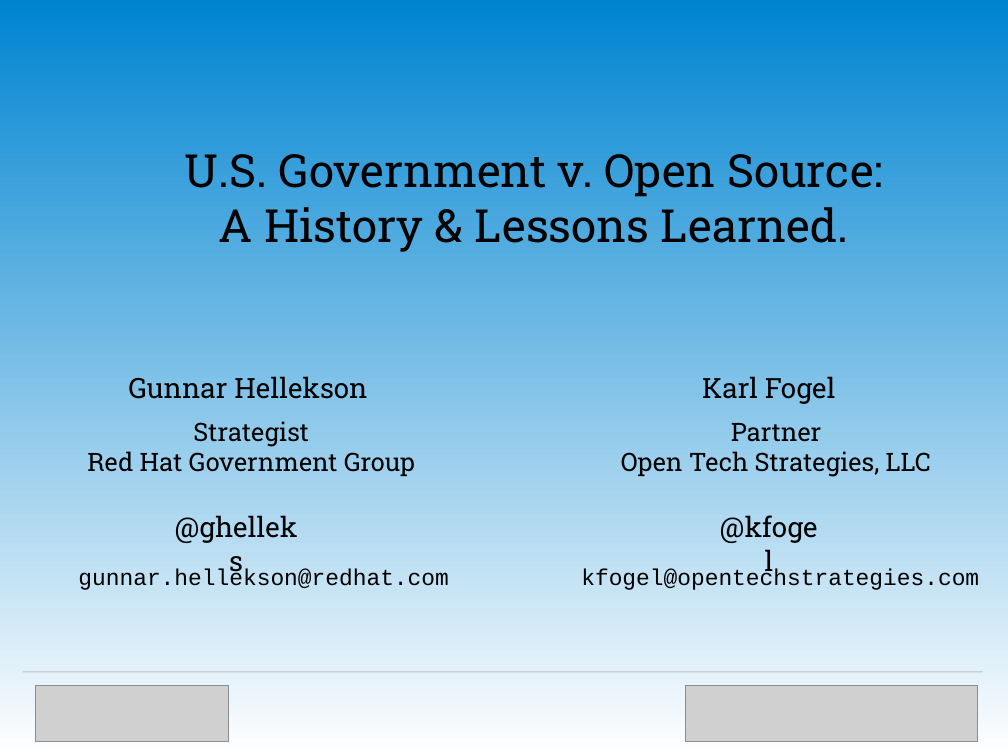
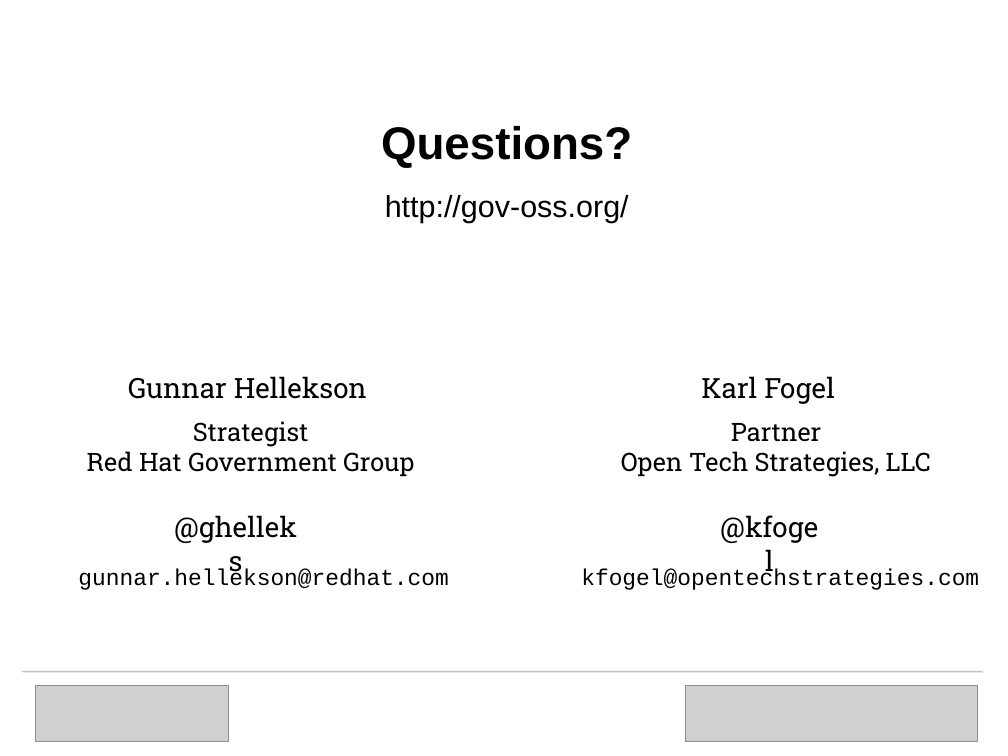
Before and after one commit to OpenTechStrategies/timelines, a slide deck: slide 21 of us-govt-open-source.odp (slide 36 before the commit). Drawn at 1008x756 pixels with LibreOffice and Linux fonts; fonts in the diff are those of the drawing; grey boxes stand for pictures; background and template pictures are left out. Boxes give left, top, right and bottom in pixels: in the first picture for what was removed or moved away, otherwise in the second. Text is boxed around its words. In the diff, an @@ line names an element or a change of style, - is before the commit and + after.

```diff
--- a/us-govt-open-source.odp
+++ b/us-govt-open-source.odp
@@ background gradient #0084D1 to #FFFFFF to #FFFFFF @@
@@ text added at (381,126,632,223), 24 pt, text #000000 @@
+Questions?
+http://gov-oss.org/
@@ text removed at (185,154,883,252) @@
-U.S. Government v. Open Source:
-A History & Lessons Learned.
@@ line added from (22, 672) to (982, 672), #C0C0C0 0.71 pt @@
```
Also in this commit, not shown: 7 other slides changed, 13 slides added, 29 slides removed, 3 other files.
